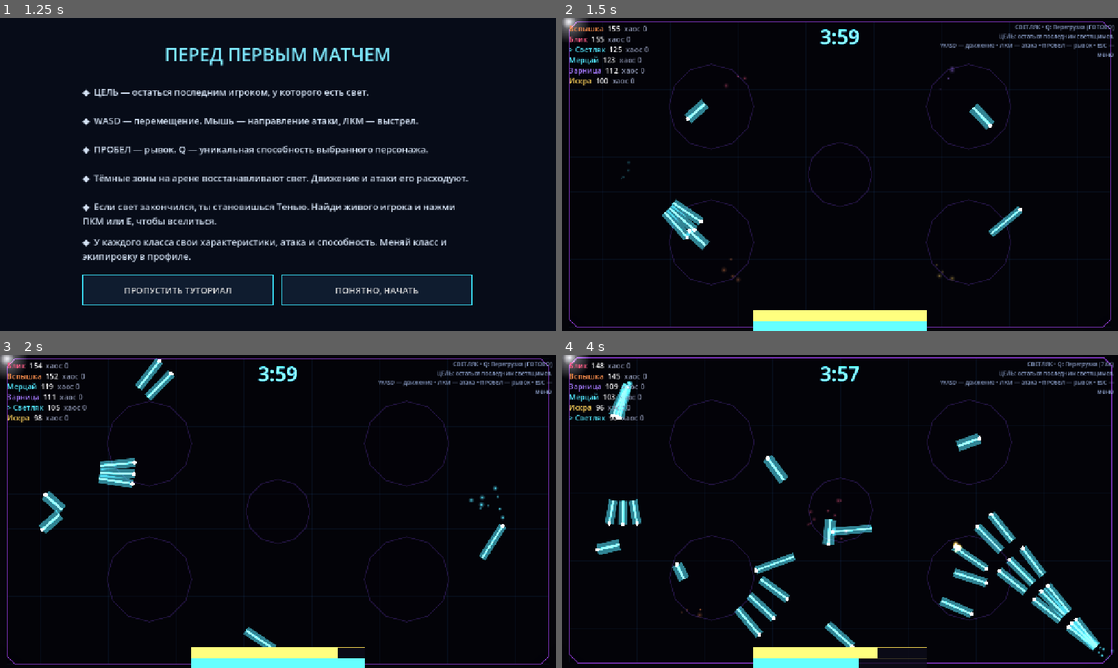
Above: before the commit, frames 1-4 (two rows, left to right).
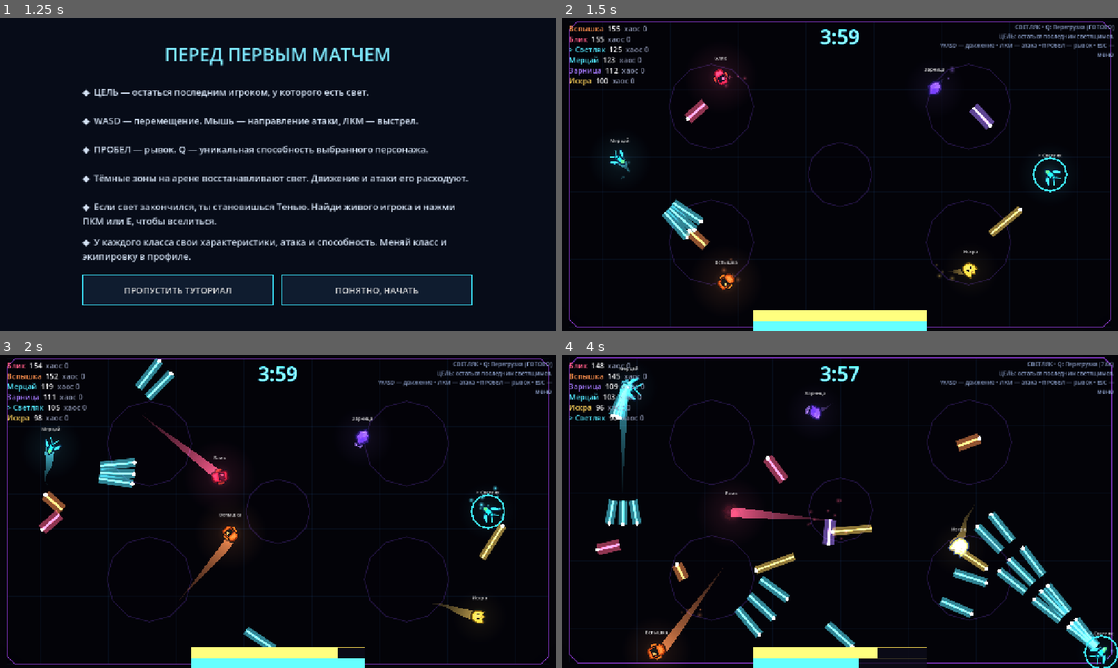
Above: after the commit, the same moments.

Repository: DvoreZZKy/svetobalamut
Game: Godot game, scene res://scenes/menu.tscn
Same seed, same stepped clock (60 frames per second), same inputs: the game is played once before the commit and once after it.
Inputs (mouse positions are in pixels of both pictures, inside the frame that each line leads up to):
- Up to frame 1 (1.25 s): click "Играть одному (с ботами)" at 0.5 s
- Up to frame 2 (1.5 s): click "ПОНЯТНО, НАЧАТЬ" at 1.25 s
- Up to frame 3 (2 s): no input
- Up to frame 4 (4 s): tap Enter (restart) at 2 s; move the mouse to (962, 495) at 2.02 s; hold D (right) 2.03-2.78 s; tap Q (ability) at 2.1 s; click (962, 495) at 2.17 s; move the mouse to (728, 527) at 2.77 s; hold S (down) 2.78-3.53 s; tap Space (dash) at 2.85 s; move the mouse to (895, 442) at 3.52 s; press the mouse at (895, 442) at 3.53 s; hold D (right) from 3.53 s (still down)

Frame 1 is identical in both runs. In frame 2, 2.2% of the frame differs, in the area x 0-91%, y 0-88%; in frame 3, 2.6%; in frame 4, 3.4%, in the area x 0-100%, y 0-100%.
Error before the commit: Parse Error: Cannot infer the type of "cloth" variable because the value doesn't have a set type. (res://scripts/vector_actor.gd:71)

Commit message:
Fix inferred Color type in vector actor costume

Diff:
--- a/scripts/vector_actor.gd
+++ b/scripts/vector_actor.gd
@@ -68,7 +68,7 @@
 			draw_line(Vector2(-7,-10),Vector2(0,-17),Color.WHITE,1.8,true)
 	# Geometric costume overlay.
 	if outfit > 0:
-		var cloth := [Color("#26334f"),Color("#f4d35e"),Color("#3ddc97"),Color("#f05d9b"),Color("#d6e4ff")][outfit]
+		var cloth: Color = [Color("#26334f"), Color("#f4d35e"), Color("#3ddc97"), Color("#f05d9b"), Color("#d6e4ff")][outfit]
 		match outfit:
 			1:
 				_poly([Vector2(-13,-1),Vector2(13,-1),Vector2(11,14),Vector2(5,19),Vector2(-5,19),Vector2(-11,14)], cloth)
